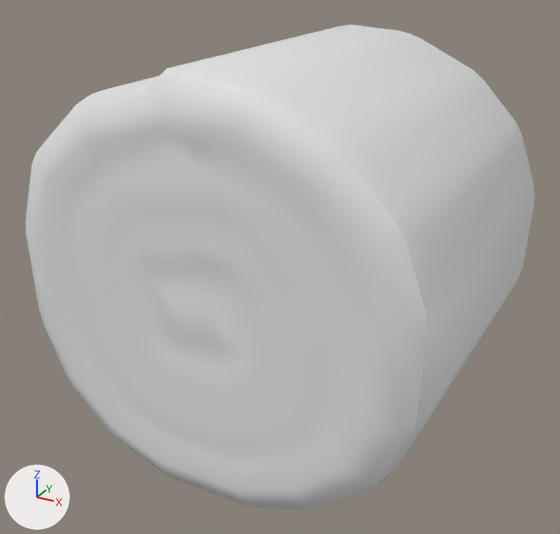
What one commit did to the OBJ model Aetheria Tora's Story/Assets/alan/haystack round.obj.
One viewpoint serves both versions: a 50 mm camera at (89.38, 189.86, 2.25) aimed at (86.68, 194.77, -0.21). Arrows for +X, +Y and +Z are at lower left; the lights stay in place. Where no turn or scale is listed for an object, it has been applied to the vertices.

The older version as bpy lines, for what is in view:
```python
me_plane_004 = bpy.data.meshes.new('Plane.004')
me_plane_004.from_pydata(...)  # 396 vertices, 411 faces; spans x 85.21..88.3, y 193.46..196.35, z -1.55..1.49
ob_plane_004 = bpy.data.objects.new('Plane.004', me_plane_004)
ob_plane_004.location = (0.0, 0.0, 0.0)
```
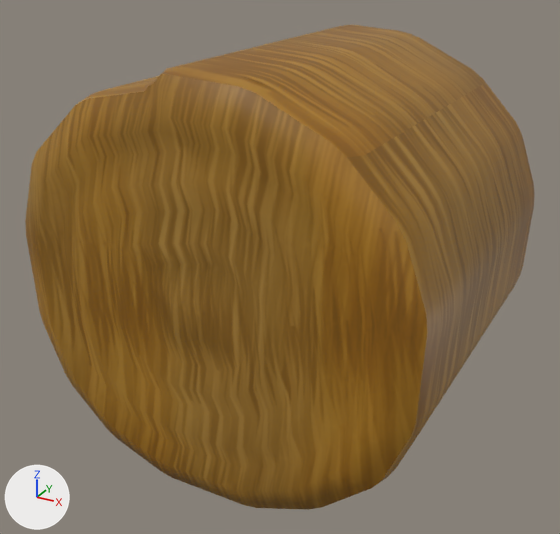
Edits to the scene script, one JSON object a line:
```json
{"op": "add", "block": "img_hayrooftest1_png", "code": ["img_hayrooftest1_png = load_image('hayrooftest1.png', 'hayrooftest1.png', 1024, 1024, 'sRGB')"]}
{"op": "add", "block": "mat_hay", "code": ["mat_hay = principled_material('hay')", "mat_hay.texture = img_hayrooftest1_png"]}
{"block": "me_plane_004", "where": "me_plane_004.from_pydata(...)  # 396 vertices, 411 faces; spans x 85.21..88.3, y 193.46..196.35, z -1.55..1.49"}
{"op": "add", "block": "me_plane_004", "code": "me_plane_004.materials.append(mat_hay)  # picture img_hayrooftest1_png"}
```

Where the change shows, as pixel boxes (x1, y1, x2, y2) in the pictures (560 x 534 px):
```json
{"object": "Plane.004", "change": "recoloured", "before": [25, 24, 535, 510], "after": [25, 24, 535, 510], "on screen": "grey to brown"}
```
